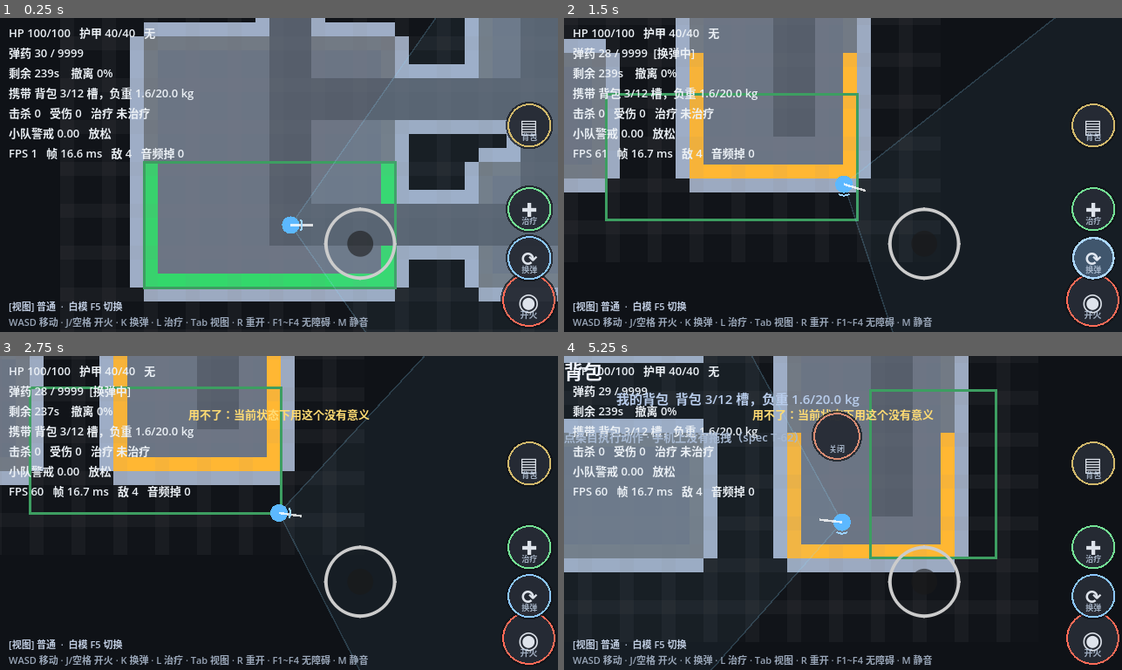
Above: before the commit, frames 1-4 (two rows, left to right).
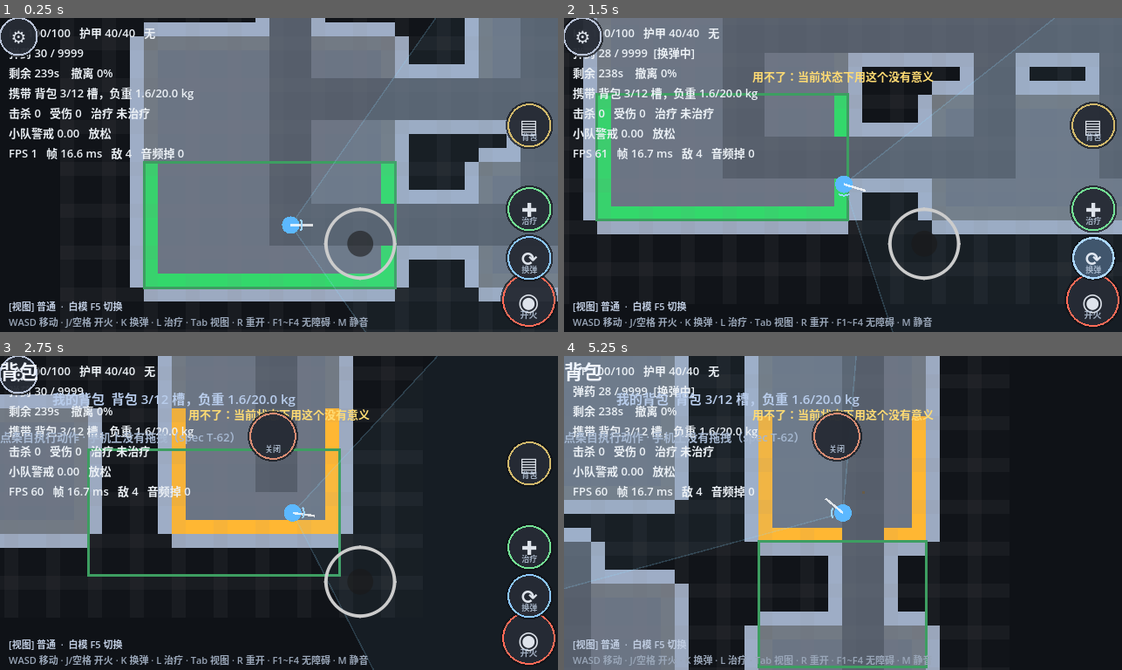
Above: after the commit, the same moments.

Repository: gungnior/SDCgame
Game: Godot game, scene res://view/raid_scene.tscn
Two runs of this game, one before a commit and one after it. Both use one fixed random seed, a clock stepped at 60 frames per second and the inputs below.
Inputs (mouse positions are in pixels of both pictures, inside the frame that each line leads up to):
- Up to frame 1 (0.25 s): no input
- Up to frame 2 (1.5 s): tap Enter at 0.5 s; move the mouse to (1094, 300) at 0.52 s; hold D (move_right) 0.53-1.28 s; tap R at 0.6 s; click (1094, 300) at 0.67 s; tap Space at 0.77 s; tap T at 0.8, 1.35 s; move the mouse to (1094, 256) at 1.27 s; hold S (move_down) from 1.28 s (still down); click (1094, 256) at 1.42 s
- Up to frame 3 (2.75 s): tap Space at 1.52 s; tap B at 1.55, 2.1 s; move the mouse to (530, 547) at 2.02 s; release S (move_down) at 2.03 s; hold D (move_right) from 2.03 s (still down); click (530, 547) at 2.17 s; tap K at 2.3 s
- Up to frame 4 (5.25 s): move the mouse to (1094, 462) at 2.77 s; release D (move_right) at 2.78 s; hold W (move_up) 2.78-3.53 s; tap K at 2.85 s; click (1094, 462) at 2.92 s; tap Space at 3.02, 3.77, 4.52 s; tap L at 3.05, 3.6 s; move the mouse to (736, 428) at 3.52 s; hold A (move_left) 3.53-5.03 s; click (736, 428) at 3.67 s; tap R at 3.8, 4.35 s; tap Escape (ui_cancel) at 4.15 s; move the mouse to (736, 469) at 4.27 s; click (736, 469) at 4.42 s; tap T at 4.55, 5.1 s; move the mouse to (736, 509) at 5.02 s; hold S (move_down) from 5.03 s (still down); click (736, 509) at 5.17 s

The runs differ from the first frame. In frame 1, 0.7% of the frame differs, in the area x 0-8%, y 0-13%; in frame 2, 52%, in the area x 0-100%, y 0-87%; in frame 3, 30%; in frame 4, 48%.
Error in both runs: Trying to get a return value of a method that returns "void" (res://ui/touch_button.gd:87)

Commit message:
fix(pc-round3): 火花全堆在左上角 / 按键重绑 / ESC 设置菜单 / 尸体交互入口
用户第三轮 PC 实测 4 条，已重启游戏待重测。

== #1 子弹火花出现在地图左上角 ==
根因：`fx.burst()` 收到的是**逻辑格坐标**（如 5.5），
而粒子节点在世界空间里 1 格 = 48 像素 ——
于是所有火花被摆在 (5.5, 5.5) 像素处，也就是地图左上角。
修：在 `FxPool.burst()` 内部统一 `pos * CELL_PX`，
调用方保持"一律传逻辑格坐标"，与全局其它系统一致。
这是**单位没对齐**，不是粒子系统的问题。

== #2/#3 按键重绑 + ESC 设置菜单 ==
按用户指定重绑：**R = 装弹、T = 治疗、K = 重开**（旧的 K=装弹 / L=治疗 已删）。
新增 **B = 背包/搜索** —— 之前 PC 上根本没有打开背包的键，
这正是"尸体没法交互"的一半原因。

新增 `ui/settings_menu.gd`（设置 / 暂停菜单）：
  · PC：**ESC** 开关
  · 安卓：**左上角齿轮按钮** + **系统返回键**
    （`ui_cancel` 与 `NOTIFICATION_WM_GO_BACK_REQUEST` 两条路都接，
     因为某些 ROM/Godot 版本返回键不走 ui_cancel）
  · 打开时 `get_tree().paused = true`，菜单自身 `PROCESS_MODE_ALWAYS` 不受影响
  · 内含**完整按键说明**（用户："f1 到 f4 没有说明"）—— F1~F4 到底关什么写清楚了
  · 可切：自动射击 / 自动瞄准 / 视野跟随 / 震动 / 顿帧 / 闪白 / 音效 / 调试视图 / 白模
  · 可「继续」或「返回藏身处」

== #4 和敌人尸体没法交互 ==
查证：**尸体确实生成了，也能搜**（`_spawn_corpse` 在击杀分支里调用了）。
问题是**没有可见入口**：PC 上没有打开背包的键（已补 B），
靠近尸体也完全没有提示。
修：HUD 加"附近有尸体"提示，带按键文案（触屏显示"背包按钮"，PC 显示"B"）。

== 顺带 ==
· `SettingsMenu._get()` 改名 `_read_setting()` ——
  `_get` 是 Object 的内置虚函数（签名 `_get(StringName)`），重名直接编译失败。
· 两处踩到 `fs` 是 `_setup_view` 的局部变量、`_update_hud` 里用不到；
  提成成员 `_hud_fs`。
· ⚠️ 我自己踩了个坑：补丁脚本用「附近有尸体」当"已应用"标记，
  但那句话也出现在 `_open_bag` 的注释里，于是补丁被**误判为已应用而静默跳过**。
  改用唯一标记后才生效。**标记字符串必须唯一**。

测试：607 项通过，0 失败（新增 3 个套件 19 项断言）
包含源码级守卫：R/T/B/K 绑定、ESC 不由场景处理（否则 toggle 两次=没反应）、
burst 必须做格->像素换算、不得再定义 `_get`。

Diff:
--- a/test/run_tests.gd
+++ b/test/run_tests.gd
@@ -63,6 +63,10 @@
 	_suite("真机修复3：#5 视野锥随枪械变化", _test_weapon_aim_cone)
 	_suite("真机修复3：#6 尸体战利品", _test_corpse_loot)
 	_suite("真机修复3：#7 藏身处与设置", _test_game_state_settings)
+	_suite("真机修复4：命中判定无双重随机", _test_no_double_hit_roll)
+	_suite("真机修复4：散布收缩 hitbox", _test_spread_radius_factor)
+	_suite("PC实测：粒子坐标换算", _test_fx_cell_coords)
+	_suite("PC实测：键位与设置菜单", _test_keybindings)
 
 	print("")
 	if _failed == 0:
@@ -2522,3 +2526,119 @@
 	_check(rs.contains("hideout_requested.connect(_go_hideout)"),
 		"回藏身处接的是切场景（不是 _restart）")
 	_check(rs.contains("Game.go_to_hideout()"), "确实调用了切场景")
+
+
+# ─────────────────── 用户 PC 实测反馈：子弹从敌人身上穿过去 ───────────────────
+
+func _test_no_double_hit_roll() -> void:
+	# ⚠️ 用户 PC 实测："我射她的时候 hitbox 很怪，子弹从他身上传过去了"
+	#    查明是**两个独立 bug 叠加**：
+	#      ① _try_fire 在 AimAssist 已经判定命中之后，【又掷了一次随机数】
+	#         `randf() <= 0.30 + acc*0.7`。没过就把它当打空，曳光打到墙上
+	#         -> 表现就是"子弹从她身上穿过去"。
+	#      ② 桌面 `_aim_push()` 返回 0（只有按住移动才给 0.45），
+	#         而 pick() 在 push < 0.22 时直接返回空 -> PC 上子弹磁性几乎从不生效。
+	#    本测试做**源码级守卫**，防止双重判定被加回来。
+	var src := FileAccess.get_file_as_string("res://view/raid_scene.gd")
+	_check(not src.is_empty(), "能读到 raid_scene.gd")
+	_check(not src.contains("_rng.randf() <= clampf(0.30 + acc"),
+		"命中判定里不再有第二次随机数（双重判定会表现为『子弹穿过去』）")
+	_check(src.contains("if tgt != null:"), "pick 找到目标即为命中")
+	_check(src.contains("_spread_radius_factor"),
+		"散布改为收缩有效 hitbox（逻辑只有一处）")
+	_check(src.contains("return 0.55"),
+		"桌面 _aim_push 给恒定推力（返回 0 会让 pick 直接失效）")
+
+
+func _test_spread_radius_factor() -> void:
+	# 散布对有效 hitbox 的收缩：0 散布 = 满半径；散布大 = 半径小但不会到 0
+	# 直接验证数学关系（不实例化场景）
+	var base := AimAssist.DEFAULT_HIT_RADIUS
+	_check(base > 0.2, "默认实体半径 %.2f 格足够宽松（触屏精度差，判定要给余量）" % base)
+	# 复刻 _spread_radius_factor 的公式做交叉验证
+	var f0 := clampf(1.0 - maxf(0.0, 0.0) / 10.0, 0.35, 1.0)
+	var f5 := clampf(1.0 - maxf(5.0, 0.0) / 10.0, 0.35, 1.0)
+	var f99 := clampf(1.0 - maxf(99.0, 0.0) / 10.0, 0.35, 1.0)
+	_check(absf(f0 - 1.0) < 0.001, "0 散布 -> 满半径")
+	_check(f5 < f0 and f5 > 0.35, "5° 散布 -> 半径收缩到 %.2f" % f5)
+	_check(absf(f99 - 0.35) < 0.001, "散布再大也保底 0.35 半径（不能完全打不中）")
+
+	# 有效半径收缩后，超出新半径的偏轴目标应该被拒
+	var g := _open_grid(20, 14)
+	var origin := Vector2(5.5, 5.5)
+	var off := [{"id": "o", "pos": Vector2(9.5, 5.95), "faction": "enemy", "alive": true}]
+	# 满半径：接受
+	_check(not AimAssist.pick(origin, Vector2.RIGHT, 0.6, off, g, 4.2, 30.0,
+		"player", base).is_empty(), "满半径下能命中")
+	# 极小半径：拒绝
+	_check(AimAssist.pick(origin, Vector2.RIGHT, 0.6, off, g, 4.2, 30.0,
+		"player", 0.05).is_empty(), "半径收到 0.05 后拒掉偏轴目标")
+
+	# 桌面推力必须够（低于 MIN_PUSH 会让 pick 完全失效）
+	_check(0.55 >= AimAssist.MIN_PUSH,
+		"桌面推力 0.55 >= MIN_PUSH %.2f" % AimAssist.MIN_PUSH)
+
+
+# ─────────────────── PC 实测反馈（火花位置 / 键位 / 设置菜单）───────────────────
+
+func _test_fx_cell_coords() -> void:
+	# 用户 PC 实测："我刚才这个弹夹打出的子弹，会在地图左上角有火花动画"
+	# 根因：burst() 收到的是【逻辑格坐标】（如 5.5），
+	#       而粒子节点在世界空间里 1 格 = 48 像素 ——
+	#       于是全部堆在 (5.5, 5.5) 像素 = 地图左上角。
+	# 现在 burst() 内部统一乘 CELL_PX，调用方一律传逻辑格坐标。
+	var src := FileAccess.get_file_as_string("res://view/fx_pool.gd")
+	_check(src.contains("p.global_position = pos * CELL_PX"),
+		"burst() 把逻辑格坐标换算成像素（漏了就会全堆在左上角）")
+	_check(src.contains("const CELL_PX := 48.0"), "CELL_PX 常量存在")
+	# 必须与 raid_scene 的 CELL_PX 一致，否则火花位置会整体偏移
+	var rs := FileAccess.get_file_as_string("res://view/raid_scene.gd")
+	_check(rs.contains("CELL_PX") or rs.contains("LogicalGrid.CELL_PX"),
+		"raid_scene 也使用同一套格->像素换算")
+	_check(src.contains("burst(kind: String, pos: Vector2"),
+		"burst 签名仍收 Vector2（逻辑格坐标）")
+
+
+func _test_keybindings() -> void:
+	# 用户 PC 实测："修改 pc 按键 r 为装弹 k 为重启 t 为治疗"
+	#           "f1 到 f4 没有说明 应该加入 esc 设置菜单"
+	var rs := FileAccess.get_file_as_string("res://view/raid_scene.gd")
+	var i := rs.find("func _input(event: InputEvent)")
+	_check(i > 0, "找到 _input")
+	var seg := rs.substr(i, 1400)
+	_check(seg.contains("KEY_R:") and seg.contains("start_reload()"),
+		"R = 装弹")
+	_check(seg.contains("KEY_T:") and seg.contains("_try_heal()"),
+		"T = 治疗")
+	_check(seg.contains("KEY_B:") and seg.contains("_open_bag()"),
+		"B = 背包/搜索（PC 上必须有键，否则尸体搜不了）")
+	_check(seg.contains("KEY_K:"), "K 已绑定（重开）")
+	_check(not seg.contains("KEY_L:"), "旧的 L 键已移除")
+	# ESC 不能在 raid_scene 里处理，否则和 SettingsMenu 撞车（toggle 两次 = 没反应）
+	_check(not seg.contains("KEY_ESCAPE"),
+		"ESC 不由 raid_scene 处理（交给 SettingsMenu 独占）")
+	var sm := FileAccess.get_file_as_string("res://ui/settings_menu.gd")
+	_check(sm.contains('is_action_pressed("ui_cancel")'), "ESC 走 ui_cancel")
+	_check(sm.contains("NOTIFICATION_WM_GO_BACK_REQUEST"), "安卓返回键也接上了")
+	_check(sm.contains("F1") and sm.contains("F4"),
+		"设置菜单里写了 F1~F4 的说明（用户：『f1 到 f4 没有说明』）")
+	_check(sm.contains("get_tree().paused = true"), "打开菜单会暂停游戏")
+	_check(sm.contains("PROCESS_MODE_ALWAYS"), "菜单自身不受暂停影响")
+	# 场景里要有场景内开关的钩子
+	_check(rs.contains("func toggle_whitebox()"), "有 toggle_whitebox 钩子")
+	_check(rs.contains("func toggle_debug()"), "有 toggle_debug 钩子")
+	_check(rs.contains("var game_paused := false"), "有 game_paused 标志")
+
+
+func _test_corpse_interaction_visible() -> void:
+	# 用户 PC 实测："和敌人尸体没法交互。（战利品系统呢）"
+	# 尸体其实已经生成、也能搜 —— 问题是【没有可见入口】。
+	var rs := FileAccess.get_file_as_string("res://view/raid_scene.gd")
+	_check(rs.contains("_spawn_corpse(tgt)"), "击杀后会生成尸体容器")
+	_check(rs.contains("corpse_label"), "HUD 有『附近有尸体』的提示")
+	_check(rs.contains("func _bag_key_hint()"), "提示里带按键（触屏/PC 文案不同）")
+	_check(rs.contains("raid.corpse_near(player_pos)"), "每帧检测附近尸体")
+	# SettingsMenu 不能和 Object._get 撞名（踩过一次编译失败）
+	var sm := FileAccess.get_file_as_string("res://ui/settings_menu.gd")
+	_check(not sm.contains("func _get("),
+		"设置菜单没有定义 _get（会与 Object._get(StringName) 签名冲突）")
--- /dev/null
+++ b/ui/settings_menu.gd
@@ -0,0 +1,276 @@
+class_name SettingsMenu
+extends Control
+
+## 设置 / 暂停菜单（真机反馈第三轮 #3）
+##
+## 用户原话："f1 到 f4 没有说明 应该加入 esc 设置菜单
+##            （安卓需要为加入左上角为齿轮 ui 和安卓返回指令暂停游戏，出现设置选项）
+##            在里面可以设置。"
+##
+## 所以这里同时承担两件事：
+##   · PC：ESC 打开/关闭
+##   · 安卓：左上角齿轮按钮打开；系统返回键（ui_cancel）打开
+##   · 内嵌**完整按键说明**（F1~F4 到底干什么，之前完全没写）
+##
+## 打开时把游戏暂停（get_tree().paused = true），关闭时恢复。
+
+signal resumed()
+signal went_hideout()
+
+## 暂停时仍然响应输入（否则菜单自己也会被暂停冻住）
+## 见 _ready 里的 process_mode 设置。
+
+var _root: VBoxContainer
+var _open := false
+var _allow_hideout := true
+
+
+func is_open() -> bool:
+	return _open
+
+
+func _ready() -> void:
+	visible = false
+	set_anchors_preset(Control.PRESET_FULL_RECT)
+	mouse_filter = Control.MOUSE_FILTER_IGNORE
+	# ALWAYS：即使 get_tree().paused = true 也要能继续接受点击
+	process_mode = Node.PROCESS_MODE_ALWAYS
+	_build()
+
+
+func _build() -> void:
+	var bg := ColorRect.new()
+	bg.color = Color(0.04, 0.05, 0.07, 0.94)
+	bg.mouse_filter = Control.MOUSE_FILTER_STOP
+	bg.set_anchors_preset(Control.PRESET_FULL_RECT)
+	add_child(bg)
+
+	var sc := ScrollContainer.new()
+	sc.set_anchors_preset(Control.PRESET_FULL_RECT)
+	sc.horizontal_scroll_mode = ScrollContainer.SCROLL_MODE_DISABLED
+	add_child(sc)
+
+	var margin := MarginContainer.new()
+	margin.size_flags_horizontal = Control.SIZE_EXPAND_FILL
+	margin.add_theme_constant_override("margin_left", 28)
+	margin.add_theme_constant_override("margin_top", 18)
+	margin.add_theme_constant_override("margin_right", 28)
+	margin.add_theme_constant_override("margin_bottom", 18)
+	sc.add_child(margin)
+
+	_root = VBoxContainer.new()
+	_root.size_flags_horizontal = Control.SIZE_EXPAND_FILL
+	_root.add_theme_constant_override("separation", 6)
+	margin.add_child(_root)
+
+	_root.add_child(_label("设置", 26, Color(0.95, 0.97, 1.0)))
+
+	# ── 玩法辅助 ──
+	_root.add_child(_label("辅助瞄准", 15, Color(0.72, 0.80, 0.92)))
+	var assist := HBoxContainer.new()
+	assist.add_theme_constant_override("separation", 8)
+	_root.add_child(assist)
+	assist.add_child(_toggle("自动射击", "auto_fire"))
+	assist.add_child(_toggle("自动瞄准", "auto_aim"))
+	assist.add_child(_toggle("视野跟随", "vision_follows_lock"))
+
+	# ── 无障碍（spec §7.3 第 4 条）──
+	_root.add_child(_label("画面与手感", 15, Color(0.72, 0.80, 0.92)))
+	var acc := HBoxContainer.new()
+	acc.add_theme_constant_override("separation", 8)
+	_root.add_child(acc)
+	acc.add_child(_toggle("屏幕震动", "shake_enabled"))
+	acc.add_child(_toggle("命中顿帧", "hitstop_enabled"))
+	acc.add_child(_toggle("受击闪白", "flash_enabled"))
+	var acc2 := HBoxContainer.new()
+	acc2.add_theme_constant_override("separation", 8)
+	_root.add_child(acc2)
+	acc2.add_child(_toggle("音效", "sfx_enabled"))
+	acc2.add_child(_toggle("调试视图", "debug_view"))
+	acc2.add_child(_toggle("白模地图", "whitebox"))
+
+	# ── 按键说明（用户明确要求："f1 到 f4 没有说明"）──
+	_root.add_child(_label("按键", 15, Color(0.72, 0.80, 0.92)))
+	var keys := _label(
+		"  WASD / 方向键    移动\n"
+		+ "  鼠标移动          瞄准\n"
+		+ "  J 或 空格         开火（按住连发）\n"
+		+ "  R                 装弹\n"
+		+ "  T                 治疗\n"
+		+ "  B                 背包 / 搜索尸体\n"
+		+ "  K                 重开一局\n"
+		+ "  ESC               打开 / 关闭本菜单\n"
+		+ "  Tab               调试视图切换\n"
+		+ "  F5                白模 <-> 美术地图\n"
+		+ "  F1                关/开 屏幕震动\n"
+		+ "  F2                关/开 命中顿帧\n"
+		+ "  F3                关/开 受击闪白\n"
+		+ "  F4                特效强度 减半/全开\n"
+		+ "  M                 静音\n"
+		+ "  安卓返回键         暂停（打开本菜单）",
+		13, Color(0.78, 0.83, 0.90))
+	_root.add_child(keys)
+
+	var bottom := HBoxContainer.new()
+	bottom.add_theme_constant_override("separation", 10)
+	_root.add_child(bottom)
+	var resume := TouchButton.new()
+	resume.label_text = "继续"
+	resume.use_hold = false
+	resume.base_radius = 30.0
+	resume.custom_minimum_size = Vector2(0, 88)
+	resume.size_flags_horizontal = Control.SIZE_EXPAND_FILL
+	resume.accent = Color(0.42, 0.82, 0.52)
+	resume.pressed_down.connect(close)
+	bottom.add_child(resume)
+
+	var hb := TouchButton.new()
+	hb.label_text = "返回藏身处"
+	hb.use_hold = false
+	hb.base_radius = 30.0
+	hb.custom_minimum_size = Vector2(0, 88)
+	hb.size_flags_horizontal = Control.SIZE_EXPAND_FILL
+	hb.accent = Color(0.85, 0.62, 0.42)
+	hb.pressed_down.connect(func():
+		close()
+		went_hideout.emit())
+	bottom.add_child(hb)
+	_bottom_hb = hb
+
+
+var _bottom_hb: TouchButton = null
+
+
+func _label(t: String, fs: int, c: Color) -> Label:
+	var l := Label.new()
+	l.text = t
+	l.add_theme_font_size_override("font_size", fs)
+	l.add_theme_color_override("font_color", c)
+	return l
+
+
+func _toggle(label: String, key: String) -> TouchButton:
+	var b := TouchButton.new()
+	b.use_hold = false
+	b.base_radius = 26.0
+	b.custom_minimum_size = Vector2(108, 68)
+	b.size_flags_horizontal = Control.SIZE_EXPAND_FILL
+	b.set_meta("setting_key", key)
+	b.set_meta("setting_label", label)
+	b.pressed_down.connect(_on_toggle.bind(b, key, label))
+	_paint(b, key, label)
+	return b
+
+
+func _paint(b: TouchButton, key: String, label: String) -> void:
+	var on := _read_setting(key)
+	b.label_text = "%s\n%s" % [label, "开" if on else "关"]
+	b.accent = Color(0.42, 0.82, 0.52) if on else Color(0.45, 0.48, 0.55)
+
+
+## 读设置。
+## ⚠️ 不能叫 `_get` —— 那是 Object 的内置虚函数，签名是 `_get(StringName) -> Variant`，
+##    重名会直接编译失败（实测踩过）。
+## 四个"开关"类设置里，前三个走 Game（跨场景），后三个直接作用在 Feel/Sfx/场景上。
+func _read_setting(key: String) -> bool:
+	match key:
+		"shake_enabled": return Feel.shake_enabled if Feel != null else true
+		"hitstop_enabled": return Feel.hitstop_enabled if Feel != null else true
+		"flash_enabled": return Feel.flash_enabled if Feel != null else true
+		"sfx_enabled": return Sfx.enabled if Sfx != null else true
+		"debug_view": return _ext.get("debug_mode") != 0 if _ext else false
+		"whitebox": return _ext.get("render_mode") == 0 if _ext else true
+	if Game != null:
+		return bool(Game.get(key))
+	return false
+
+
+func _on_toggle(b: TouchButton, key: String, label: String) -> void:
+	match key:
+		"shake_enabled":
+			if Feel != null: Feel.shake_enabled = not Feel.shake_enabled
+		"hitstop_enabled":
+			if Feel != null:
+				Feel.hitstop_enabled = not Feel.hitstop_enabled
+				if not Feel.hitstop_enabled:
+					Engine.time_scale = 1.0
+		"flash_enabled":
+			if Feel != null: Feel.flash_enabled = not Feel.flash_enabled
+		"sfx_enabled":
+			if Sfx != null: Sfx.enabled = not Sfx.enabled
+		"debug_view":
+			if _ext and _ext.has_method("toggle_debug"):
+				_ext.toggle_debug()
+		"whitebox":
+			if _ext and _ext.has_method("toggle_whitebox"):
+				_ext.toggle_whitebox()
+		_:
+			if Game != null:
+				Game.set(key, not bool(Game.get(key)))
+	if Sfx != null:
+		Sfx.play("ui_click")
+	_paint(b, key, label)
+
+
+## 外部场景（raid_scene）—— 用于转发"调试视图/白模"这类场景内开关
+var _ext: Node = null
+
+
+func bind_scene(node: Node, allow_hideout: bool = true) -> void:
+	_ext = node
+	_allow_hideout = allow_hideout
+	if _bottom_hb != null:
+		_bottom_hb.visible = allow_hideout
+
+
+func open() -> void:
+	_open = true
+	visible = true
+	mouse_filter = Control.MOUSE_FILTER_STOP
+	if _ext != null:
+		_ext.set("game_paused", true)
+	# 暂停整棵树（菜单自己 process_mode = ALWAYS，不受影响）
+	get_tree().paused = true
+	# 刷新所有开关的显示（可能被 F1~F4 改过）
+	for c in _root.get_children():
+		if c is HBoxContainer:
+			for b in c.get_children():
+				if b is TouchButton and b.has_meta("setting_key"):
+					_paint(b, str(b.get_meta("setting_key")), str(b.get_meta("setting_label")))
+	if Sfx != null:
+		Sfx.play("ui_open")
+
+
+func close() -> void:
+	_open = false
+	visible = false
+	mouse_filter = Control.MOUSE_FILTER_IGNORE
+	get_tree().paused = false
+	if _ext != null:
+		_ext.set("game_paused", false)
+	if Sfx != null:
+		Sfx.play("ui_click")
+	resumed.emit()
+
+
+func toggle() -> void:
+	if _open:
+		close()
+	else:
+		open()
+
+
+func _input(event: InputEvent) -> void:
+	# ESC / 安卓返回键都走 ui_cancel
+	if event.is_action_pressed("ui_cancel"):
+		toggle()
+		get_viewport().set_input_as_handled()
+
+
+## 安卓系统返回键。
+## ⚠️ 只靠 ui_cancel 不够稳 —— 某些 ROM/Godot 版本下返回键走的是
+##    NOTIFICATION_WM_GO_BACK_REQUEST 而不是 ui_cancel。
+##    用户明确要求"安卓返回指令暂停游戏，出现设置选项"，所以两条路都接上。
+func _notification(what: int) -> void:
+	if what == NOTIFICATION_WM_GO_BACK_REQUEST:
+		toggle()
--- a/ui/touch_controls.gd
+++ b/ui/touch_controls.gd
@@ -24,6 +24,8 @@
 signal interact_pressed()
 ## 打开背包 / 搜索（真机反馈 #3 / #6）
 signal bag_pressed()
+## 左上角齿轮：打开设置/暂停（第三轮 #3，安卓必须能暂停）
+signal menu_pressed()
 
 ## 输入动作名（同时在 project.godot 的 InputMap 里声明）
 const A_MOVE := ["move_left", "move_right", "move_up", "move_down"]
@@ -40,6 +42,7 @@
 var reload_btn: TouchButton
 var heal_btn: TouchButton
 var bag_btn: TouchButton
+var menu_btn: TouchButton
 
 var _safe := Rect2()                   ## 安全区内的可用矩形（视口坐标）
 
@@ -133,6 +136,11 @@
 	heal_btn = _make_button("Heal", "✚", "治疗", br * 0.82, Color(0.45, 0.88, 0.58), false)
 	bag_btn = _make_button("Bag", "▤", "背包", br * 0.82, Color(0.82, 0.72, 0.42), false)
 	bag_btn.pressed_down.connect(func(): bag_pressed.emit())
+	# 齿轮放【左上角】—— 用户明确要求。
+	# 注意：它压在移动摇杆的 DYNAMIC 区域内，但它是后加入的 GUI 子节点，
+	# 触摸优先给它，所以不会互相打架（摇杆只在齿轮之外的区域响应）。
+	menu_btn = _make_button("Menu", "⚙", "", br * 0.72, Color(0.72, 0.76, 0.84), false)
+	menu_btn.pressed_down.connect(func(): menu_pressed.emit())
 	reload_btn.pressed_down.connect(func(): reload_pressed.emit())
 	heal_btn.pressed_down.connect(func(): heal_pressed.emit())
 
@@ -247,7 +255,7 @@
 
 
 func release_all() -> void:
-	for b in [fire_btn, reload_btn, heal_btn, bag_btn]:
+	for b in [fire_btn, reload_btn, heal_btn, bag_btn, menu_btn]:
 		if b != null:
 			b.force_release()
 
--- a/view/fx_pool.gd
+++ b/view/fx_pool.gd
@@ -128,7 +128,17 @@
 	return _sq
 
 
-## 在 pos 处喷一组粒子。dir 决定喷射方向（世界坐标）。
+## 一个逻辑格多少世界像素 —— 必须与 raid_scene 的 CELL_PX 一致。
+##
+## ⚠️ 真机反馈："打出的子弹在地图左上角有火花动画"。
+##    根因：调用方传进来的是**逻辑格坐标**（如 5.5），
+##    而粒子节点在世界空间里 1 格 = 48 像素 ——
+##    于是粒子全被摆在 (5.5, 5.5) 像素处，也就是地图左上角。
+##    统一在这里换算：**burst() 一律收逻辑格坐标**，和全局其它系统保持一致。
+const CELL_PX := 48.0
+
+
+## 在 pos（**逻辑格坐标**）处喷一组粒子。dir 决定喷射方向（世界方向）。
 func burst(kind: String, pos: Vector2, dir: Vector2 = Vector2.RIGHT,
 		scale: float = 1.0) -> void:
 	if not _pool.has(kind):
@@ -137,7 +147,7 @@
 	var i: int = int(_next[kind])
 	_next[kind] = (i + 1) % arr.size()
 	var p: CPUParticles2D = arr[i]
-	p.global_position = pos
+	p.global_position = pos * CELL_PX
 	p.direction = dir.normalized() if dir != Vector2.ZERO else Vector2.RIGHT
 	p.scale_amount_min = float(KINDS[kind]["scale_min"]) * scale
 	p.scale_amount_max = float(KINDS[kind]["scale_max"]) * scale
--- a/view/raid_scene.gd
+++ b/view/raid_scene.gd
@@ -91,6 +91,8 @@
 var touch: TouchControls = null  ## 双摇杆 + 动作按钮
 var flash_rect: ColorRect = null ## 受击闪白覆盖层
 var inventory_panel: InventoryPanel = null   ## 背包/搜索面板（#3 / #6）
+## 设置 / 暂停菜单（第三轮 #3：ESC / 齿轮 / 安卓返回键都开它）
+var settings_menu: SettingsMenu = null
 var result_overlay: ResultOverlay = null   ## 结算界面（含触屏重开按钮）
 var _prev_shots: Dictionary = {} ## agent.id -> 已开火数（用于播放枪声）
 var _step_accum := 0.0
@@ -269,6 +271,7 @@
 
 	# 手机上字号要更大（真机反馈：默认 13px 在手机上偏小）
 	var fs := 16 if _is_touch else 13
+	_hud_fs = fs          # 供 _update_hud 使用（局部变量跨不过函数）
 
 	hud_label = Label.new()
 	hud_label.position = Vector2(10, 6)
@@ -359,6 +362,17 @@
 	inv_layer.add_child(inventory_panel)
 	add_child(inv_layer)
 	touch.bag_pressed.connect(_open_bag)
+	touch.menu_pressed.connect(_open_settings)
+
+	# ── 设置 / 暂停菜单（第三轮 #3）──
+	# PC：ESC 开关；安卓：左上角齿轮 + 系统返回键（都走 ui_cancel）
+	settings_menu = SettingsMenu.new()
+	settings_menu.bind_scene(self, true)
+	settings_menu.went_hideout.connect(_go_hideout)
+	var set_layer := CanvasLayer.new()
+	set_layer.layer = 60          # 盖在背包面板之上
+	set_layer.add_child(settings_menu)
+	add_child(set_layer)
 
 
 ## 载入程序化生成的 16x16 tile（art/tiles/，由 tools/art/gen_tiles.py 产出）
@@ -611,6 +625,11 @@
 
 
 func _tick_player(delta: float) -> void:
+	# 设置菜单打开时冻结玩家输入（摇杆/键盘都可能还在推着）
+	if game_paused:
+		_move_input = Vector2.ZERO
+		_firing = false
+		return
 	var prev := player_pos
 
 	# 移动（治疗中不能动 —— reference-teardown §9 的取舍）
@@ -720,8 +739,12 @@
 	Tel.mark("fire_aim")
 	var push := _aim_push()
 	var half_angle := AimAssist.half_angle_for_viewport(get_viewport_rect().size.x)
+	# ── 散布的作用：**收缩有效 hitbox**，而不是事后另掷一次随机数 ──
+	# 见下方命中判定处的说明（真机反馈："子弹从他身上穿过去了"）。
+	var extra_seed := player_weapon.current_spread_deg() - w.spread_deg
+	var eff_radius := AimAssist.DEFAULT_HIT_RADIUS * _spread_radius_factor(extra_seed)
 	var assist := AimAssist.pick(player_pos, player_aim, push,
-		_aim_targets(), gen.grid, half_angle, float(w.range_m))
+		_aim_targets(), gen.grid, half_angle, float(w.range_m), "player", eff_radius)
 	var shot_dir := player_aim
 	var tgt: EnemyAgent = null
 	if not assist.is_empty():
@@ -735,9 +758,19 @@
 
 	var extra := player_weapon.current_spread_deg() - w.spread_deg
 	var acc := DamageModel.accuracy_at(w, dist, extra)
+	# ⚠️⚠️ 这里【绝对不能再掷骰子】。
+	#
+	# 早先的写法是：AimAssist 找到目标 -> 再 `randf() <= 0.30 + acc*0.7` 决定是否命中。
+	# 后果就是用户实测到的："准心明明在她身上，子弹却从她身上穿过去了" ——
+	# 因为那一发恰好没过随机数，于是走 else 分支把曳光打到墙上。
+	#
+	# **双重判定本身就是错的**：pick() 已经做完了全部检查
+	# （锥 / hitbox / 视线遮挡 / 射程 / 阵营），它返回目标 = 这一枪就是命中的。
+	# 散布/精度改由 `_spread_radius_factor()` 在**进入 pick 之前**收缩有效 hitbox ——
+	# 这样"瞄得准就真的打得中"，而散布大的枪仍然更难命中，逻辑只有一处。
 	var shot_to := player_pos + shot_dir * minf(maxf(dist, 2.0), float(w.range_m))
 
-	if tgt != null and _rng.randf() <= clampf(0.30 + acc * 0.7, 0.05, 0.97):
+	if tgt != null:
 		player_weapon.mark_hit()
 		var hit := DamageModel.resolve_hit(w, dist, extra, _rng)
 		var dmg := int(hit["damage"])
@@ -797,14 +830,25 @@
 	return Input.get_last_mouse_velocity().length() > 1.0
 
 
-## 摇杆推力。桌面（键盘/鼠标）也给一个恒定值，保证辅助瞄准在桌面上可测。
+## 摇杆推力。桌面（键盘/鼠标）也必须给恒定值 —— 否则辅助瞄准在 PC 上直接失效。
+##
+## ⚠️ 真机/桌面实测：`AimAssist.pick` 在 `push < MIN_PUSH(0.22)` 时**直接返回空**。
+##    而早先这里在桌面用鼠标瞄准时返回 0（只有"同时按住移动"才给 0.45），
+##    于是 PC 上"子弹磁性"几乎从不生效 -> 有效判定只剩那条 4.2° 的窄锥
+##    -> 表现就是"子弹从敌人身上穿过去"。**这是穿模的第二个原因。**
 func _aim_push() -> float:
-	var p := 0.0
 	if touch != null:
-		p = touch.aim_push()
-	if p <= 0.01 and _move_input != Vector2.ZERO:
-		p = 0.45
-	return clampf(p, 0.0, 1.0)
+		var p := touch.aim_push()
+		if p > 0.01:
+			return clampf(p, 0.0, 1.0)
+	# 桌面：鼠标瞄准 / 键盘瞄准时给一个稳定值
+	return 0.55
+
+
+## 散布对有效 hitbox 的收缩系数。
+## 0 散布 -> 1.0（满半径）；散布越大半径越小，但不低于 0.35（不能变成完全打不中）
+func _spread_radius_factor(extra_spread_deg: float) -> float:
+	return clampf(1.0 - maxf(extra_spread_deg, 0.0) / 10.0, 0.35, 1.0)
 
 
 ## 给 aim assist 的目标列表。
@@ -979,13 +1023,21 @@
 		var k := event as InputEventKey
 		if not k.pressed or k.echo:
 			return
+		# ── 键位（用户第三轮 PC 实测指定：R 装弹 / K 重开 / T 治疗）──
+		# 完整说明在 ESC 设置菜单里（用户："f1 到 f4 没有说明"）
+		# ESC 由 SettingsMenu 独占处理（见 ui/settings_menu.gd 的 _input），
+		# 这里不能也处理，否则会 toggle 两次等于没开。
 		match k.keycode:
 			KEY_J, KEY_SPACE:
 				_firing = true
+			KEY_R:
+				player_weapon.start_reload()
+			KEY_T:
+				_try_heal()
+			KEY_B:
+				_open_bag()
 			KEY_K:
-				player_weapon.start_reload()
-			KEY_L:
-				_try_heal()
+				_restart()
 			KEY_TAB:
 				debug_mode = (debug_mode + 1) % 4
 			KEY_F5:
@@ -994,8 +1046,6 @@
 				_build_map_texture()
 				if Sfx != null:
 					Sfx.play("ui_click")
-			KEY_R:
-				_restart()
 			# ── 无障碍开关（spec §7.3 第 4 条：务必提供关闭/降低震动的选项）──
 			KEY_F1:
 				Feel.shake_enabled = not Feel.shake_enabled
@@ -1105,6 +1155,10 @@
 var _toast_text := ""
 var _toast_until := 0.0
 var _toast_label: Label = null
+## 附近尸体的交互提示（真机反馈 #4）
+var corpse_label: Label = null
+## HUD 字号（_setup_view 里定，_update_hud 里用）
+var _hud_fs := 13
 
 
 func _toast(msg: String, seconds: float = 2.0) -> void:
@@ -1116,6 +1170,20 @@
 
 ## 真正返回藏身处（切场景），与再来一局是两条不同的路
 # ─────────────────── 背包 / 搜索面板（真机反馈 #3 / #6）───────────────────
+
+## 搜索/背包的按键提示文案（触屏与 PC 不同）
+func _bag_key_hint() -> String:
+	return '背包按钮' if _is_touch else 'B'
+
+
+## 打开设置/暂停菜单（ESC / 左上角齿轮 / 安卓返回键）
+func _open_settings() -> void:
+	if settings_menu == null:
+		return
+	if inventory_panel != null and inventory_panel.is_open():
+		inventory_panel.close()
+	settings_menu.open()
+
 
 ## 打开面板。附近有尸体就进入搜索模式，否则就是纯背包。
 func _open_bag() -> void:
@@ -1195,6 +1263,20 @@
 		Game.go_to_hideout()
 	else:
 		_restart()
+
+
+## 供 SettingsMenu 调用（它不知道场景内部怎么切）
+func toggle_debug() -> void:
+	debug_mode = (debug_mode + 1) % 4
+
+
+func toggle_whitebox() -> void:
+	render_mode = RENDER_ART if render_mode == RENDER_WHITEBOX else RENDER_WHITEBOX
+	_build_map_texture()
+
+
+## 设置菜单打开时置位：暂停期间不处理移动/开火
+var game_paused := false
 
 
 func _restart() -> void:
@@ -1455,6 +1537,29 @@
 	_set_label(view_label, "[视图] %s%s" % [dbg[debug_mode],
 		"  ·  白模 F5 切换" if render_mode == RENDER_WHITEBOX else "  ·  美术 F5 切换"], "_cache_view")
 
+	# ── 附近尸体的交互提示（真机反馈 #4）──
+	# 用户：和敌人尸体没法交互。（战利品系统呢）
+	# 尸体其实生成了、也能搜 —— 但**没有可见的入口**，玩家不知道按什么。
+	# 所以靠近时直接把提示和按键写出来。
+	if corpse_label == null:
+		corpse_label = Label.new()
+		corpse_label.set_anchors_preset(Control.PRESET_CENTER_BOTTOM)
+		corpse_label.position = Vector2(-200, -58)
+		corpse_label.size = Vector2(400, 22)
+		corpse_label.horizontal_alignment = HORIZONTAL_ALIGNMENT_CENTER
+		corpse_label.add_theme_font_size_override('font_size', _hud_fs + 2)
+		corpse_label.add_theme_color_override('font_color', Color(1.0, 0.85, 0.42))
+		corpse_label.visible = false
+		hud.add_child(corpse_label)
+	var ci_near := raid.corpse_near(player_pos)
+	if ci_near >= 0 and not raid.is_over():
+		var n_stacks := (raid.corpses[ci_near]['drops'] as Array).size()
+		_set_label(corpse_label, '[%s] 搜索尸体 · %d 堆战利品'
+			% [_bag_key_hint(), n_stacks], '_cache_corpse')
+		corpse_label.visible = true
+	elif corpse_label.visible:
+		corpse_label.visible = false
+
 	# 短提示
 	if _toast_label != null:
 		var show := _time < _toast_until
@@ -1473,6 +1578,7 @@
 var _cache_view := ""
 var _cache_hint := ""
 var _cache_toast := ""
+var _cache_corpse := ""
 
 
 func _set_label(l: Label, txt: String, cache_key: String) -> void:
Not shown, added: ui/settings_menu.gd.uid
